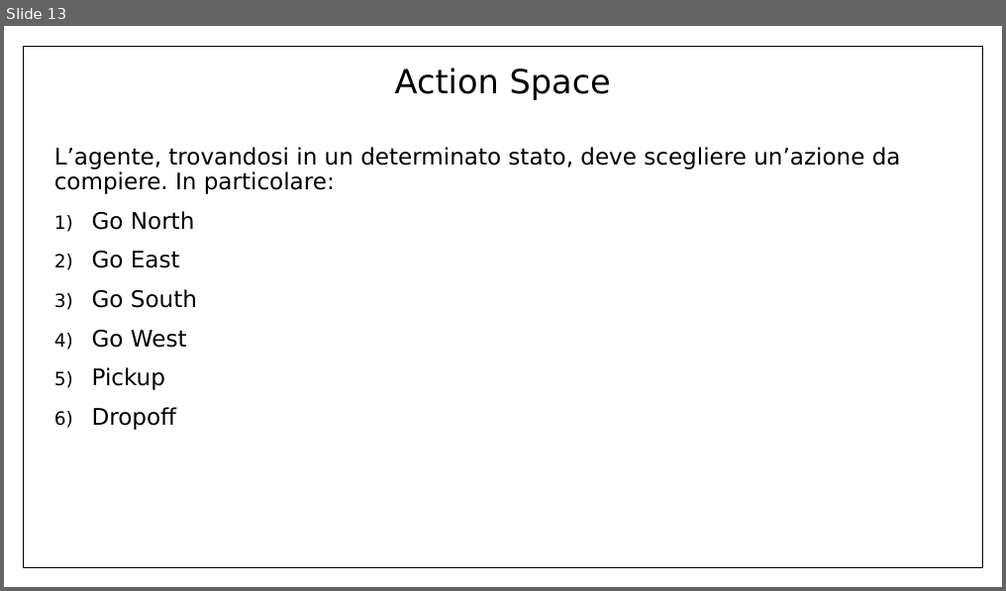
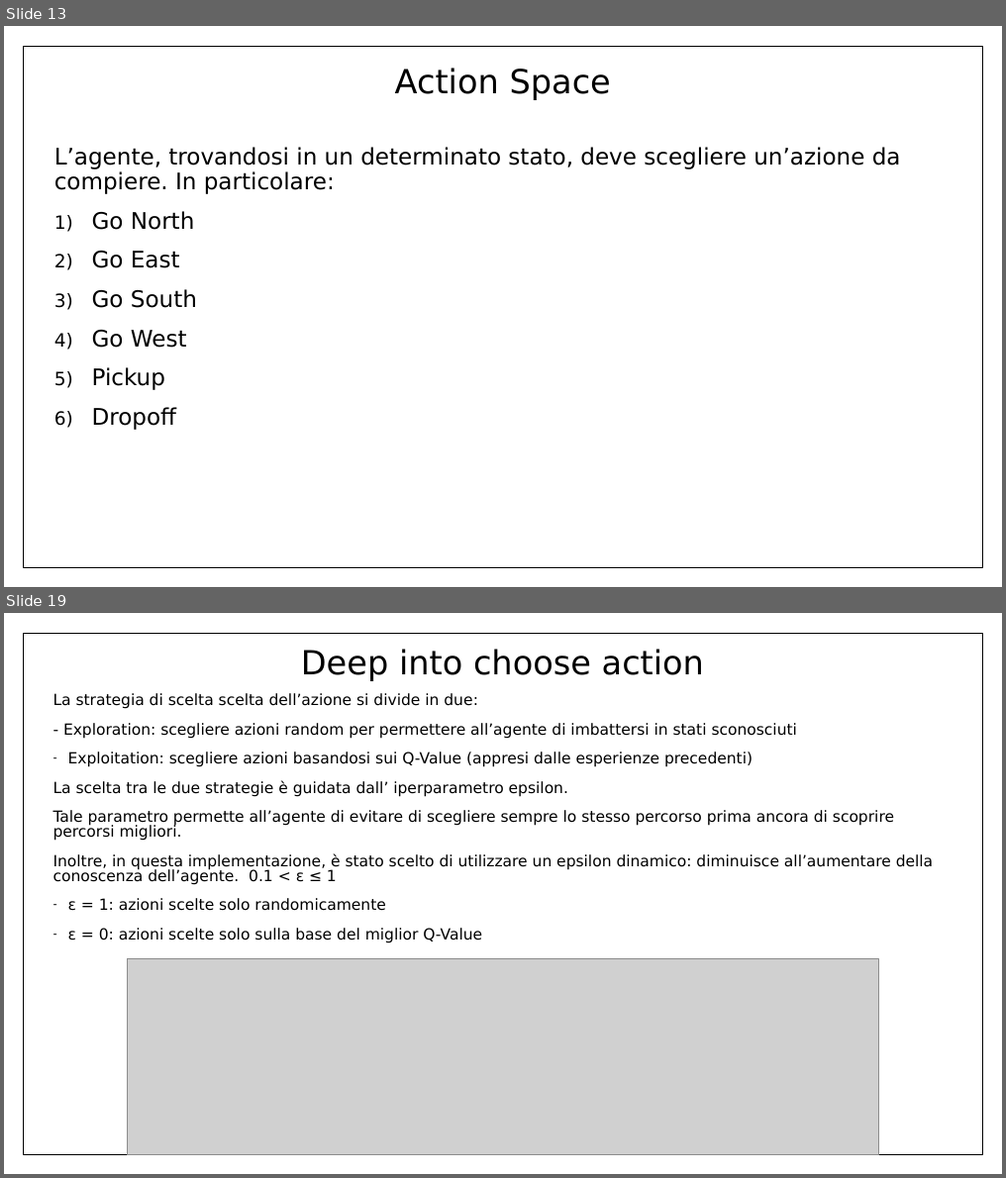
Before and after one commit to Ale1991/IntelligentSystemsLab, a slide deck: Presentazione_RLBrain.pptx. Shown one above the other, each under a label of ours: slide 13 before the commit, slides 13 and 19 after it; the slides between them are not shown. The pictures are 1006x591 and 1006x1178 pixels, drawn with LibreOffice and Linux fonts; fonts in the diff are those of the drawing; grey boxes stand for pictures. Boxes give left, top, right and bottom in pixels: in the first picture for what was removed or moved away, otherwise in the second. Text is boxed around its words. In the diff, an @@ line names an element or a change of style, - is before the commit and + after.

```diff
--- a/Presentazione_RLBrain.pptx
+++ b/Presentazione_RLBrain.pptx
@@ slide 19 added at bbox=[4, 613, 1002, 1174], background #FFFFFF @@
@@ rectangle added at bbox=[4, 613, 1002, 1174], fill #FFFFFF @@
@@ rectangle added at bbox=[23, 633, 982, 1155], outline #000000 1 pt @@
@@ title added at bbox=[301, 649, 704, 681], 32 pt, text #000000 @@
+Deep into choose action
@@ text added at bbox=[54, 693, 933, 944], 14.8 pt, text #000000 @@
+La strategia di scelta scelta dell’azione si divide in due:
+- Exploration: scegliere azioni random per permettere all’agente di imbattersi in stati sconosciuti
+– Exploitation: scegliere azioni basandosi sui Q-Value (appresi dalle esperienze precedenti)
+La scelta tra le due strategie è guidata dall’ iperparametro epsilon.
+Tale parametro permette all’agente di evitare di scegliere sempre lo stesso percorso prima ancora di scoprire percorsi migliori.
+Inoltre, in questa implementazione, è stato scelto di utilizzare un epsilon dinamico: diminuisce all’aumentare della conoscenza dell’agente. 0.1 < ε ≤ 1
+– ε = 1: azioni scelte solo randomicamente
+– ε = 0: azioni scelte solo sulla base del miglior Q-Value
@@ picture added at bbox=[127, 959, 878, 1156] @@
```
Also in this commit, not shown: 6 slides changed, 5 other slides added, 2 slides removed.
